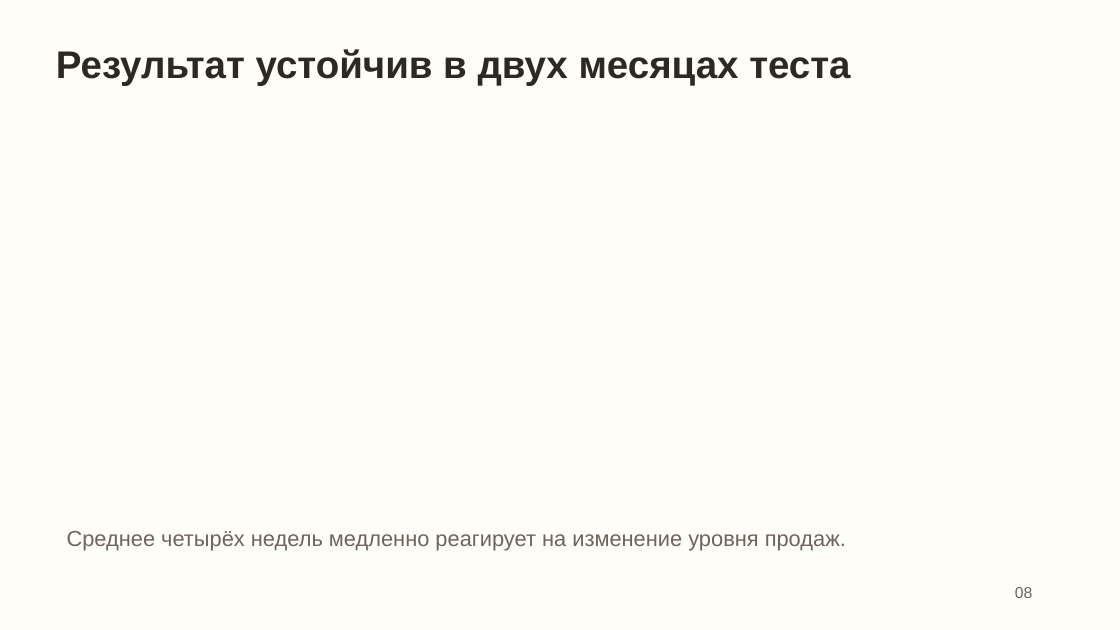
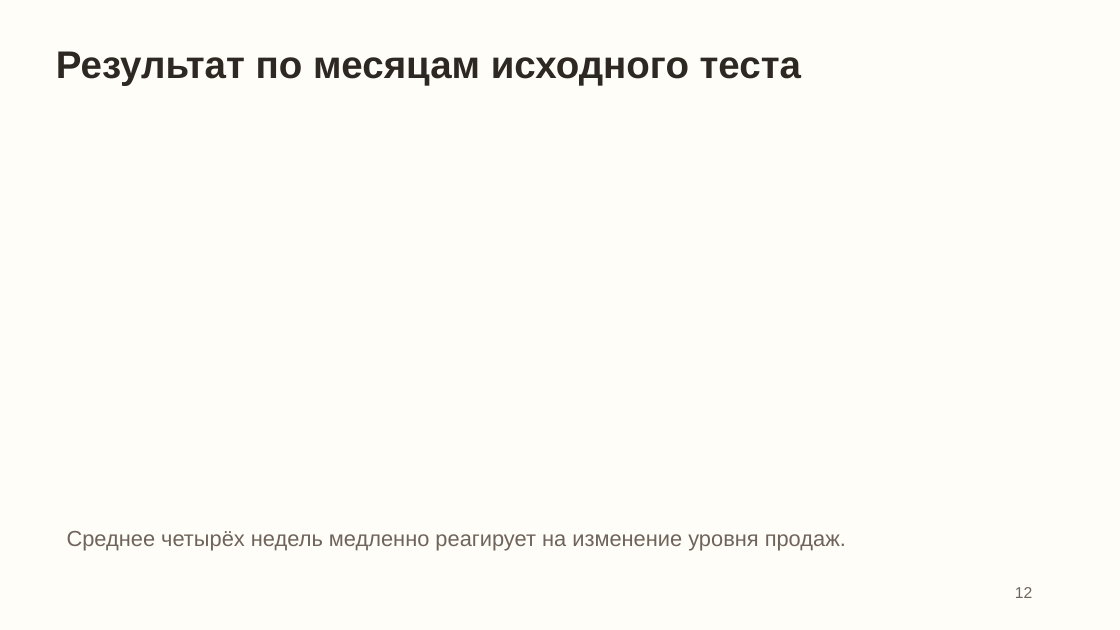
Before and after one commit to geoink/Ymnaia_Pekarna, a slide deck: slide 12 of docs/presentation.pptx (slide 8 before the commit). Drawn at 1120x630 pixels with LibreOffice and Linux fonts; fonts in the diff are those of the drawing. Boxes give left, top, right and bottom in pixels: in the first picture for what was removed or moved away, otherwise in the second. Text is boxed around its words. In the diff, an @@ line names an element or a change of style, - is before the commit and + after.

```diff
--- a/docs/presentation.pptx
+++ b/docs/presentation.pptx
@@ text at box(56, 51, 801, 86): text changed @@
-Результат устойчив в двух месяцах теста
+Результат по месяцам исходного теста
@@ text at box(1015, 587, 1032, 598): text changed @@
-08
+12
```
Also in this commit, not shown: 9 other slides changed, 9 slides added, 16 other files.
